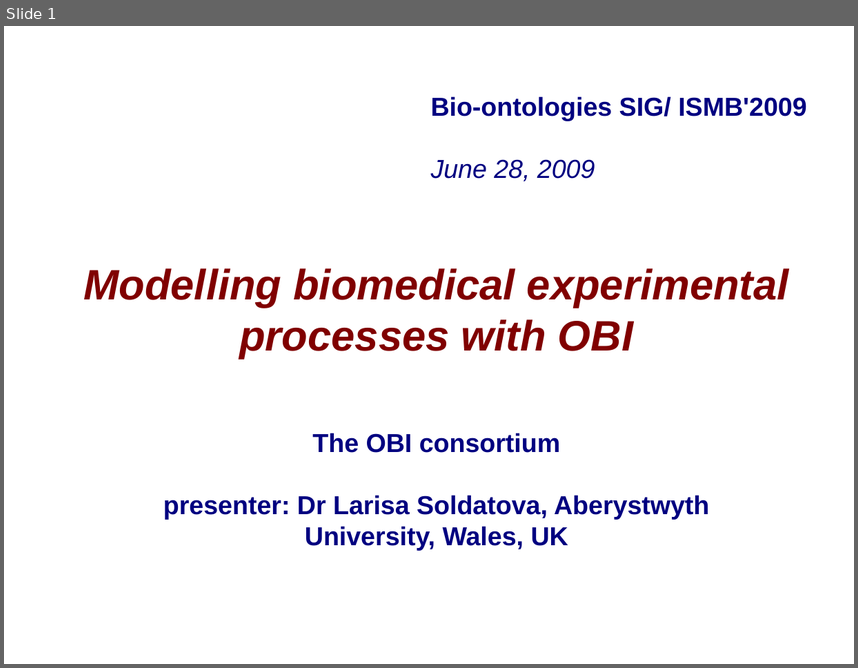
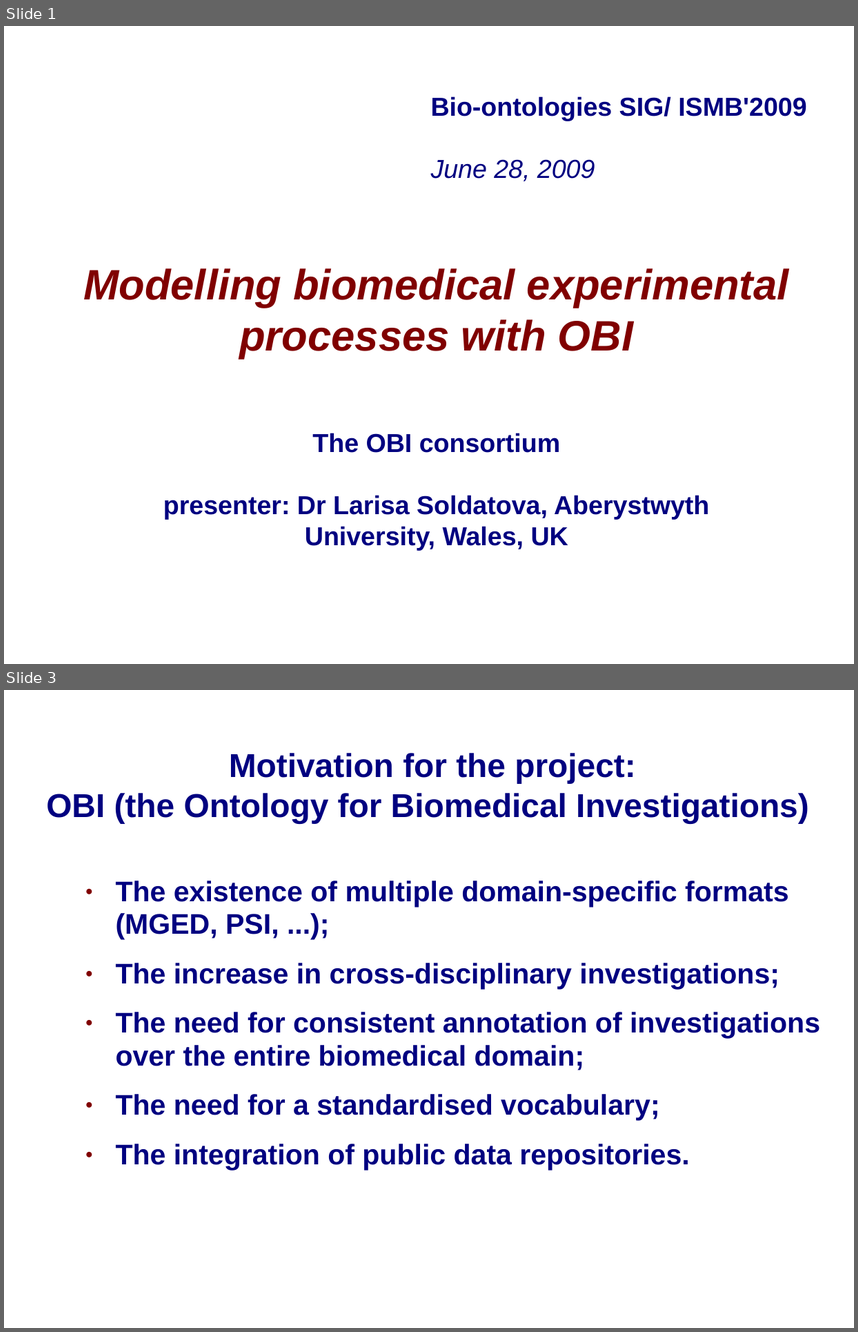
Before and after one commit to jamesaoverton/obi-backup, a slide deck: docs/papers/ISMB_2009/OBI-SIG.ppt. Shown one above the other, each under a label of ours: slide 1 before the commit, slides 1 and 3 after it; the slides between them are not shown. The pictures are 858x668 and 858x1332 pixels, drawn with LibreOffice and Linux fonts; fonts in the diff are those of the drawing; background and template pictures are left out. Boxes give left, top, right and bottom in pixels: in the first picture for what was removed or moved away, otherwise in the second. Text is boxed around its words. In the diff, an @@ line names an element or a change of style, - is before the commit and + after.

```diff
--- a/docs/papers/ISMB_2009/OBI-SIG.ppt
+++ b/docs/papers/ISMB_2009/OBI-SIG.ppt
@@ slide 3 added at (x1=4, y1=690, x2=854, y2=1328), background picture (left out) @@
@@ text added at (x1=46, y1=753, x2=809, y2=823), 28 pt, text #000080, bold @@
+Motivation for the project:
+OBI (the Ontology for Biomedical Investigations)
@@ text added at (x1=116, y1=880, x2=820, y2=1170), 24 pt, text #000080, bold @@
+● The existence of multiple domain-specific formats (MGED, PSI, ...);
+● The increase in cross-disciplinary investigations;
+● The need for consistent annotation of investigations over the entire biomedical domain;
+● The need for a standardised vocabulary;
+● The integration of public data repositories.
```
Also in this commit, not shown: 4 slides changed, 3 other slides added, 4 slides removed.
